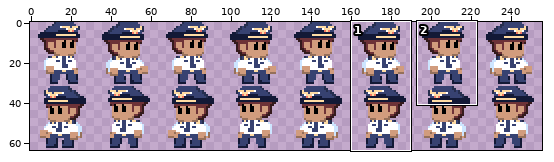
Edited in one commit: sprite sheet (res/player/idle.png). The picture above shows the old version from afar; the outline marks the close-up.
Close-up. The starting point:
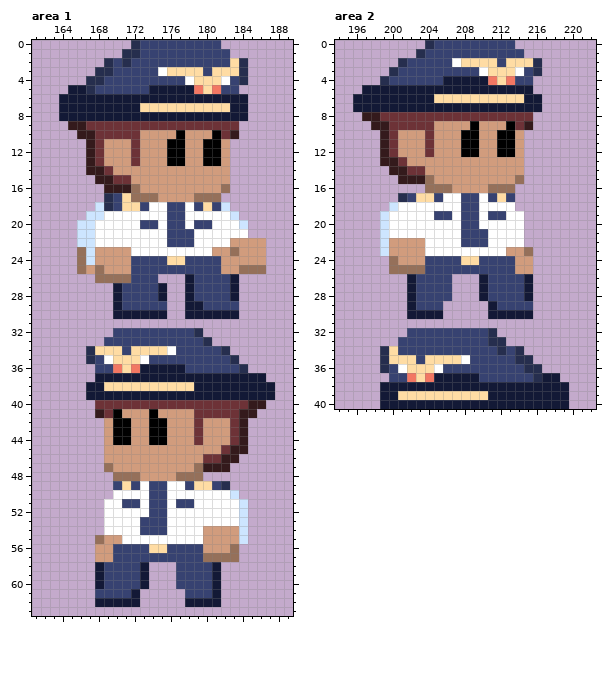
The file is 256x64 pixels. Shown: area 1: x 161..189, y 0..63; area 2: x 194..222, y 0..40. The commit also changed other parts of the picture, which this record leaves out.
The same view after the edit:
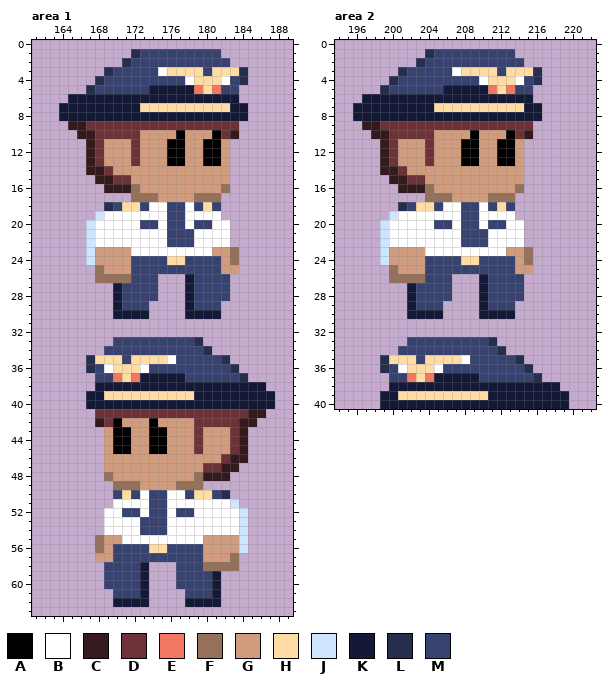
Palette (. is transparent): A #000000  B #ffffff  C #341a1c  D #6d3237  E #f27763  F #95705a  G #d19c7d  H #ffdca4  J #cde5ff  K #131936  L #262e4e  M #374271
Diff:
Changed rows in their new state; - is an unchanged pixel.
Area 1:
first column x 164:
 0 --------..........---
 1 -------.----------.--
 2 -----..------------..
 3 ----.----------------
 4 ---.-----------------
 5 -..------------------
 6 .-------------------.
first column x 166:
17 ---...----------------
18 --.-------------.-----
19 -.--------------..----
20 .----------------..---
21 .----------------..---
22 .----------------....-
23 .-----------------...-
24 .----------------F...-
25 ..----------------...-
26 -----------------.----
27 ---------.-------.----
28 ---------.-------.----
29 --------..---M--..----
30 --------..------..----
32 ----..........--------
33 ---.---------L.-------
34 -..MM-MMMMM---L..-----
35 --HH-M-HHHB-----L.----
36 -L-BH-HBMMMM-----L.---
37 --MMEHE-----MMMMMML..-
38 -.-KKKKKKKKKK--------.
39 ---HHHHHHHHHH---------
40 -KKKKKKKKKKKKKKKKKKKKK
41 --D-DDDDDDDDD-----D-C-
42 --CD-G---G----DDD--C--
45 ----AA--AA---D--GD----
46 --------------GGD-C---
47 ---G---------GDD-C----
48 ---FGGG----GG-CCC-----
49 ----FFFGGGGFFF...-----
50 ----MHM-----MHHML.----
51 ---.-BB----BB----J.---
52 -----MM----MM---------
54 --------------BBBB----
56 --F--------------GJ---
57 --------------GGG-----
58 --.-----------FFFF----
59 --.-------------------
60 --.-------------------
61 --..--MK--------------
62 --..---K--------------
Area 2:
first column x 196:
 0 --------..........------
 1 -------.L---------.-----
 2 -----..L---MMMMM-MM..---
 3 ----.L-----BHHH-M-HH----
 4 ---.L-----MMMMBH-HB-L---
 5 -..LMMMMMM-----EHEMM----
 6 .--------KKKKKKKKKK-.---
 7 ---------HHHHHHHHHH-----
 8 KKKKKKKKKKKKKKKKKKKKK---
 9 -C-D-----DDDDDDDDD-D----
10 --C--DDD----G---G-DC----
13 ----DG--D---AA--AA------
14 ---C-DGG----------------
15 ----C-DDG---------G-----
16 -----CCC-GG----GGGF-----
17 -----...FFFGGGGFFF------
18 ----.LMHHM-----MHM------
19 ---.J----BB----BB-.-----
20 ---------MM----MM-------
22 ----BBBB----------------
24 ---JG--------------F----
25 -----GGG----------------
26 ----FFFF-----------.----
27 -------------------.----
28 -------------------.----
29 --------------KM--..----
30 --------------K---..----
32 ------..........--------
33 -----.----------.-------
34 ---..------------..-----
35 -------------------.----
36 --------------------.---
37 ---------------------..-
38 ---.-------------------.
